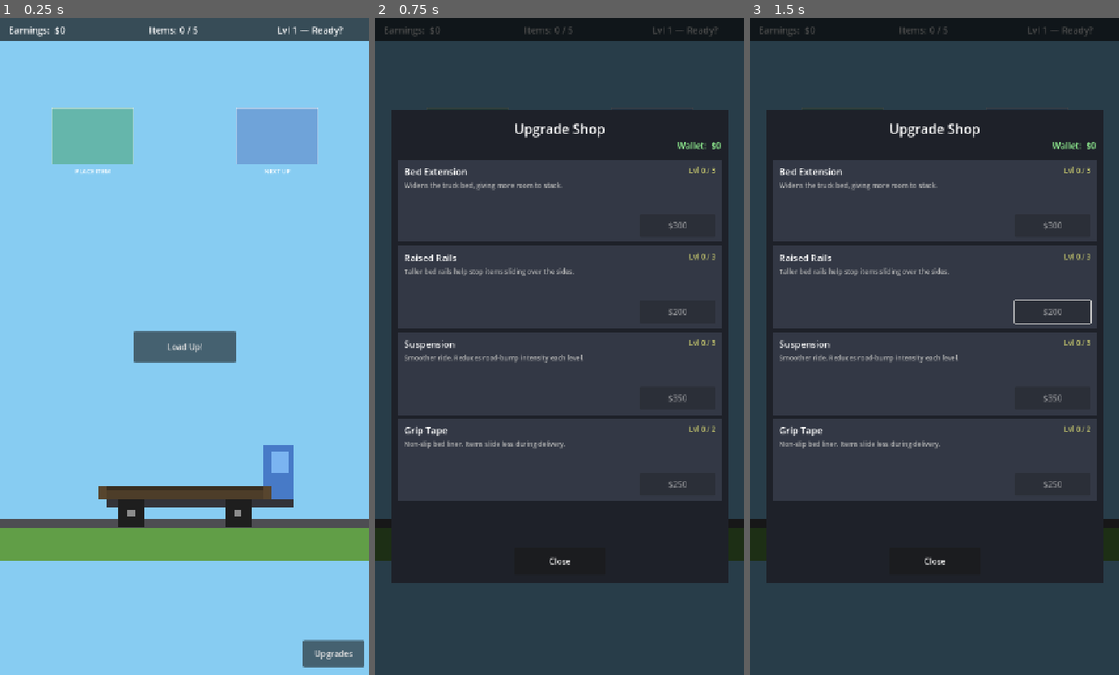
Above: before the commit, frames 1-3 (left to right).
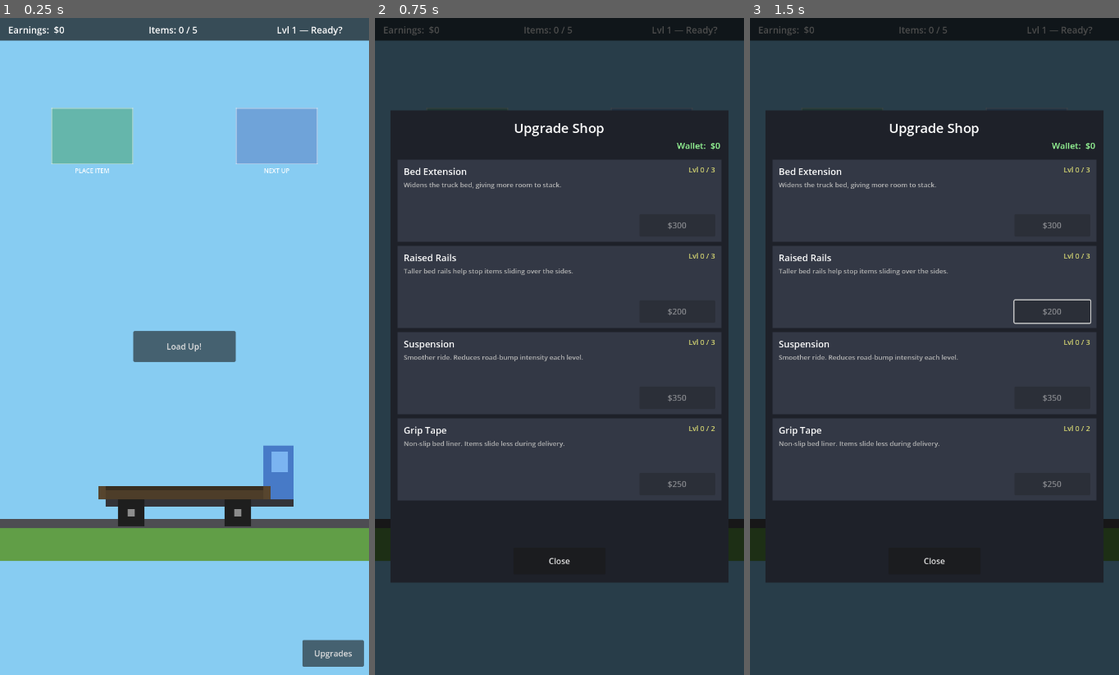
Above: after the commit, the same moments.

Repository: Adamcglee/crapstacker
Game: Godot game, scene res://scenes/Main.tscn
Same seed, same stepped clock (60 frames per second), same inputs: the game is played once before the commit and once after it.
Inputs (mouse positions are in pixels of both pictures, inside the frame that each line leads up to):
- Up to frame 1 (0.25 s): no input
- Up to frame 2 (0.75 s): click "Upgrades" at 0.5 s
- Up to frame 3 (1.5 s): tap Enter at 1.25 s; move the mouse to (1015, 313) at 1.27 s; click (1015, 313) at 1.42 s

The runs differ from the first frame. In frame 1, 1.0% of the frame differs, in the area x 0-100%, y 1-99%; in frame 2, 2.2%; in frame 3, 2.3%, in the area x 2-94%, y 1-86%.

Commit message:
Fix for centering ui elements

Diff:
--- a/project.godot
+++ b/project.godot
@@ -25,8 +25,8 @@
 
 window/size/viewport_width=720
 window/size/viewport_height=1280
-window/stretch/mode="canvas_items"
-window/stretch/aspect="expand"
+window/stretch/mode="viewport"
+window/stretch/aspect="keep"
 
 [input_devices]
 
